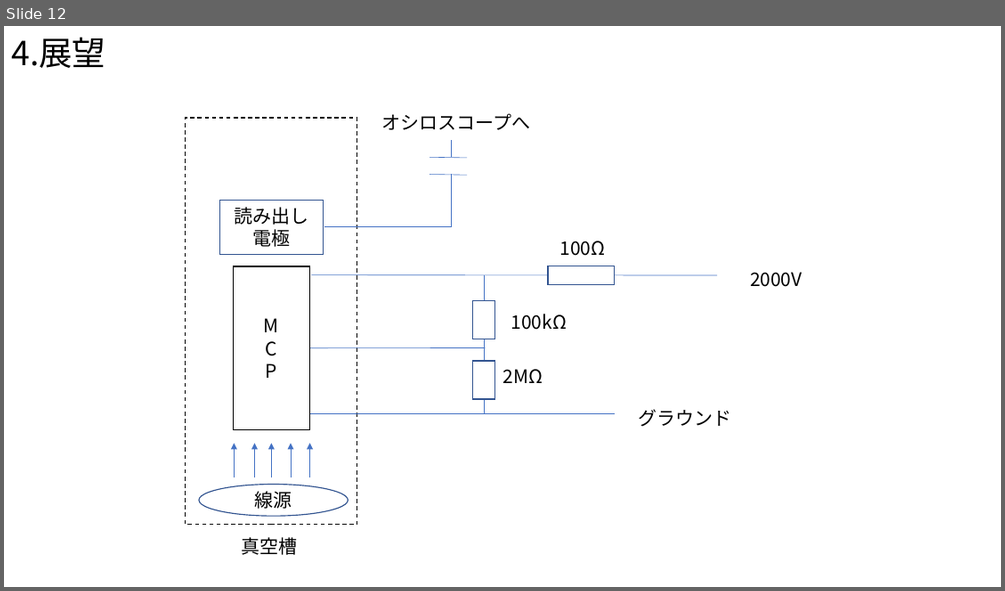
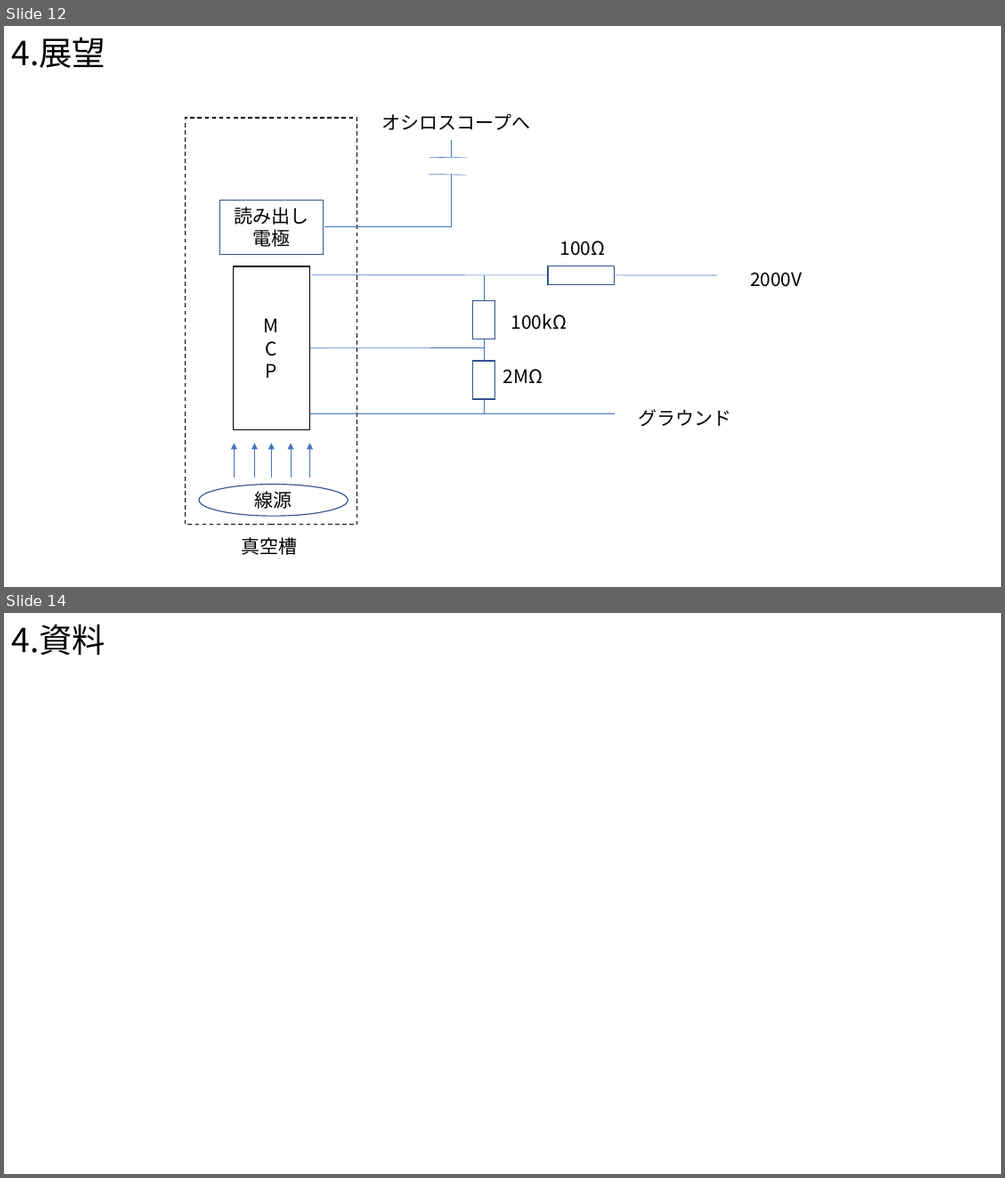
Before and after one commit to Takeuchi-yuya/Ksimulation, a slide deck: docs/最終発表.pptx. Shown one above the other, each under a label of ours: slide 12 before the commit, slides 12 and 14 after it; the slides between them are not shown. The pictures are 1005x591 and 1005x1178 pixels, drawn with LibreOffice and Linux fonts; fonts in the diff are those of the drawing. Boxes give left, top, right and bottom in pixels: in the first picture for what was removed or moved away, otherwise in the second. Text is boxed around its words. In the diff, an @@ line names an element or a change of style, - is before the commit and + after.

```diff
--- a/docs/最終発表.pptx
+++ b/docs/最終発表.pptx
@@ slide 14 added at box(4, 613, 1001, 1174), background #FFFFFF @@
@@ title added at box(11, 624, 105, 655), 32 pt, text #000000 @@
+4.資料
```
Also in this commit, not shown: 2 slides changed, 2 other slides added.
